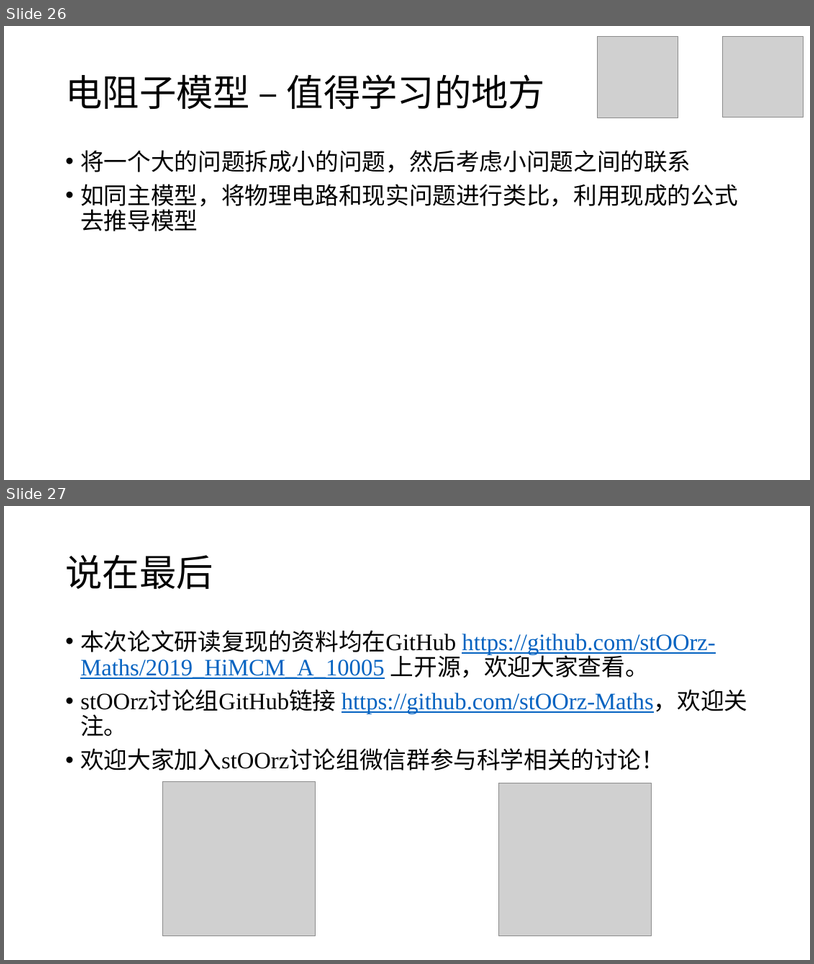
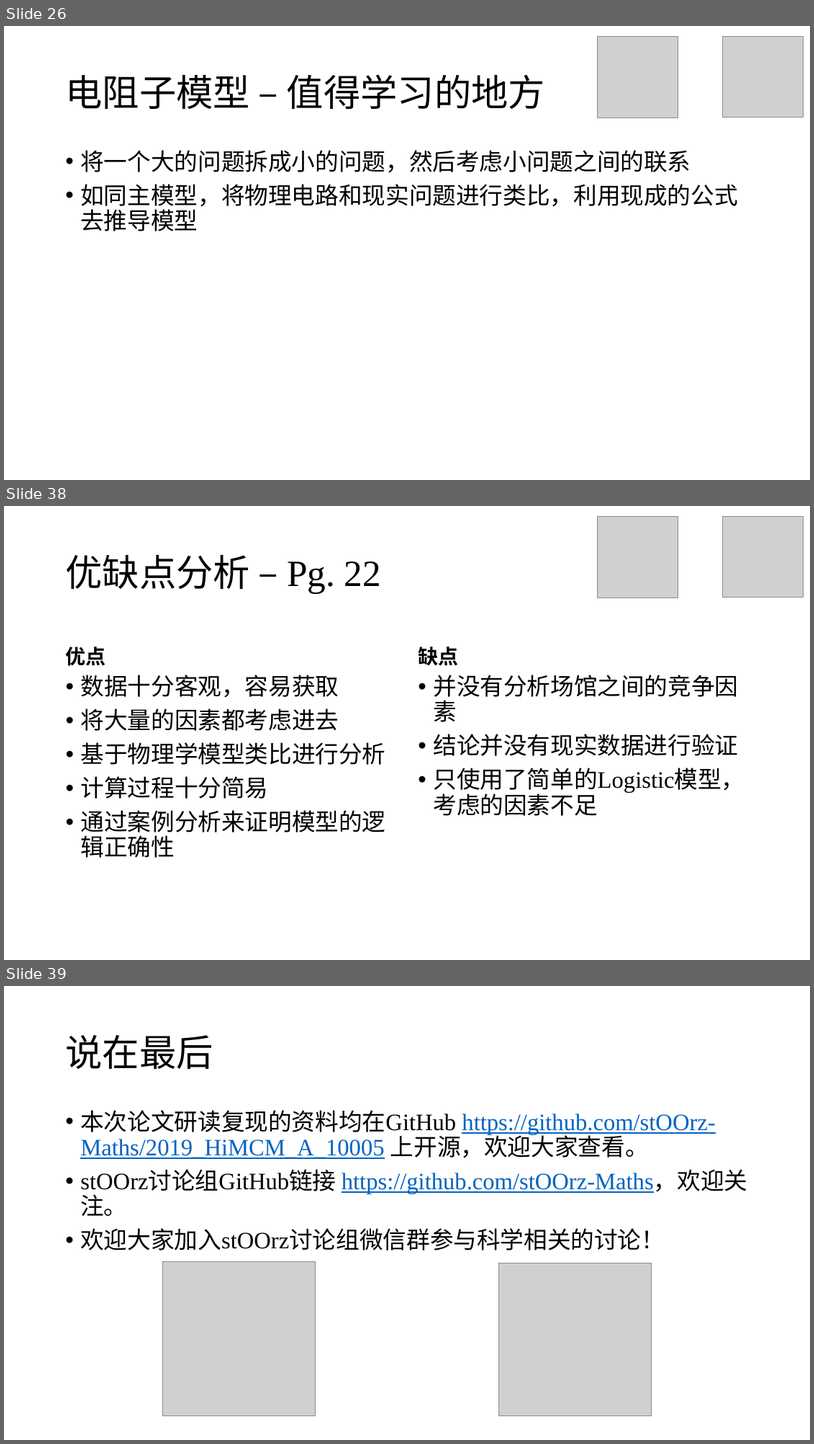
Before and after one commit to stOOrz-Science-Mind/2019_HiMCM_A_10005, a slide deck: 10005.pptx. Shown one above the other, each under a label of ours: slides 26 and 27 before the commit, slides 26, 38 and 39 after it; the slides between them are not shown. The pictures are 814x964 and 814x1444 pixels, drawn with LibreOffice and Linux fonts; fonts in the diff are those of the drawing; grey boxes stand for pictures. Boxes give left, top, right and bottom in pixels: in the first picture for what was removed or moved away, otherwise in the second. Text is boxed around its words. In the diff, an @@ line names an element or a change of style, - is before the commit and + after.

```diff
--- a/10005.pptx
+++ b/10005.pptx
@@ slide 38 added at box(4, 506, 810, 960), background #FFFFFF @@
@@ picture added at box(598, 516, 679, 597) @@
@@ picture added at box(723, 516, 804, 597) @@
@@ title added at box(66, 555, 381, 593), 44 pt, text #000000 @@
+优缺点分析 – Pg. 22
@@ text added at box(66, 646, 106, 666), 24 pt, text #000000, bold @@
+优点
@@ text added at box(418, 646, 458, 666), 24 pt, text #000000, bold @@
+缺点
@@ text added at box(81, 674, 386, 857), 28 pt, text #000000 @@
+• 数据十分客观，容易获取
+• 将大量的因素都考虑进去
+• 基于物理学模型类比进行分析
+• 计算过程十分简易
+• 通过案例分析来证明模型的逻辑正确性
@@ text added at box(433, 674, 745, 816), 28 pt, text #000000 @@
+• 并没有分析场馆之间的竞争因素
+• 结论并没有现实数据进行验证
+• 只使用了简单的Logistic模型，考虑的因素不足
@@ what was slide 27 is now slide 39 @@
```
Also in this commit, not shown: 3 slides changed, 11 other slides added, 2 other files.
